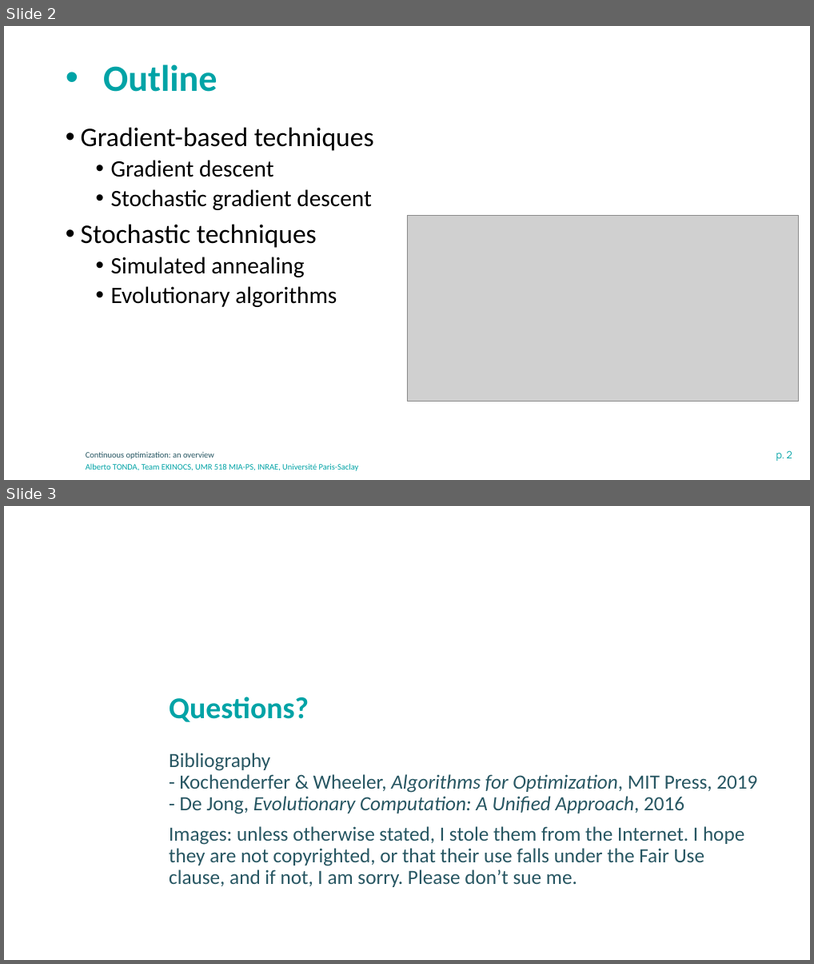
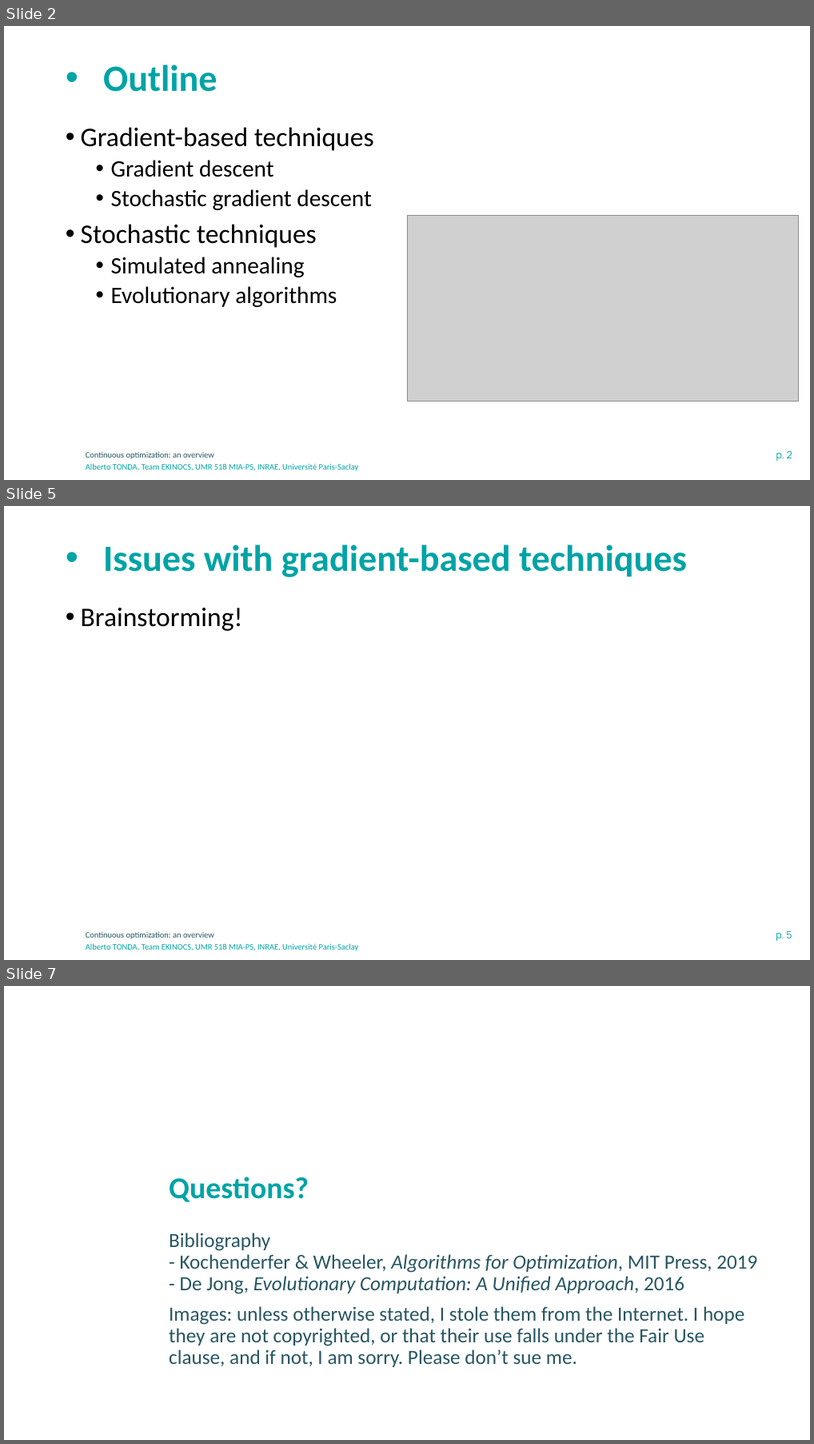
Before and after one commit to albertotonda/teaching, a slide deck: optimization-methods-for-artificial-intelligence/optimization-continuous.pptx. Shown one above the other, each under a label of ours: slides 2 and 3 before the commit, slides 2, 5 and 7 after it; the slides between them are not shown. The pictures are 814x964 and 814x1444 pixels, drawn with LibreOffice and Linux fonts; fonts in the diff are those of the drawing; grey boxes stand for pictures; background and template pictures are left out. Boxes give left, top, right and bottom in pixels: in the first picture for what was removed or moved away, otherwise in the second. Text is boxed around its words. In the diff, an @@ line names an element or a change of style, - is before the commit and + after.

```diff
--- a/optimization-methods-for-artificial-intelligence/optimization-continuous.pptx
+++ b/optimization-methods-for-artificial-intelligence/optimization-continuous.pptx
@@ slide 5 added at (4, 506, 810, 960), background #FFFFFF; not listed: 3 template elements that a slide beside it also shows @@
@@ title added at (103, 544, 687, 577), 44 pt, text #00A3A6, bold @@
+• Issues with gradient-based techniques
@@ text added at (81, 608, 243, 631), 32 pt, text #000000 @@
+• Brainstorming!
@@ what was slide 3 is now slide 7 @@
```
Also in this commit, not shown: 3 other slides added, 4 other files.
